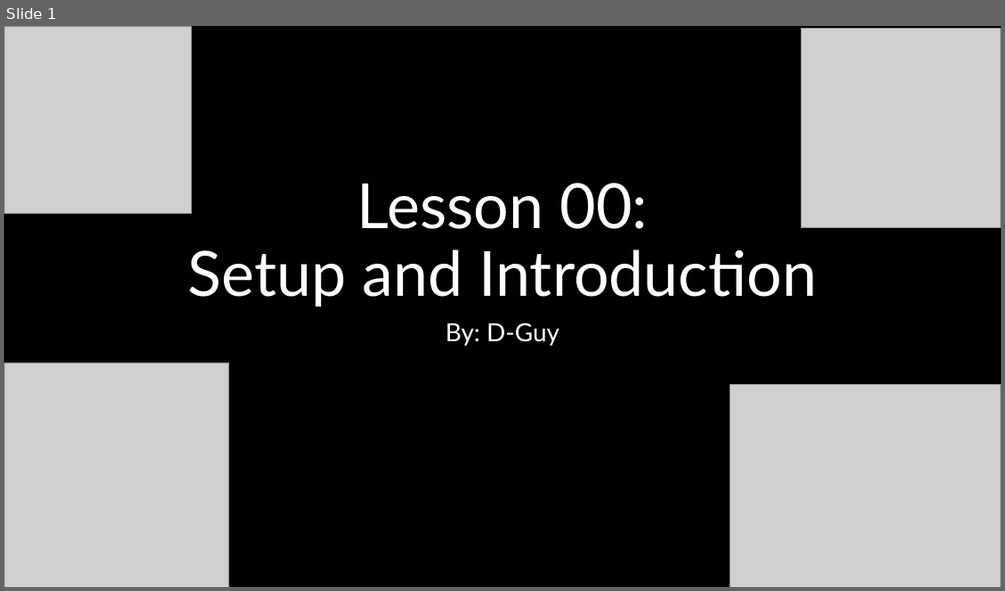
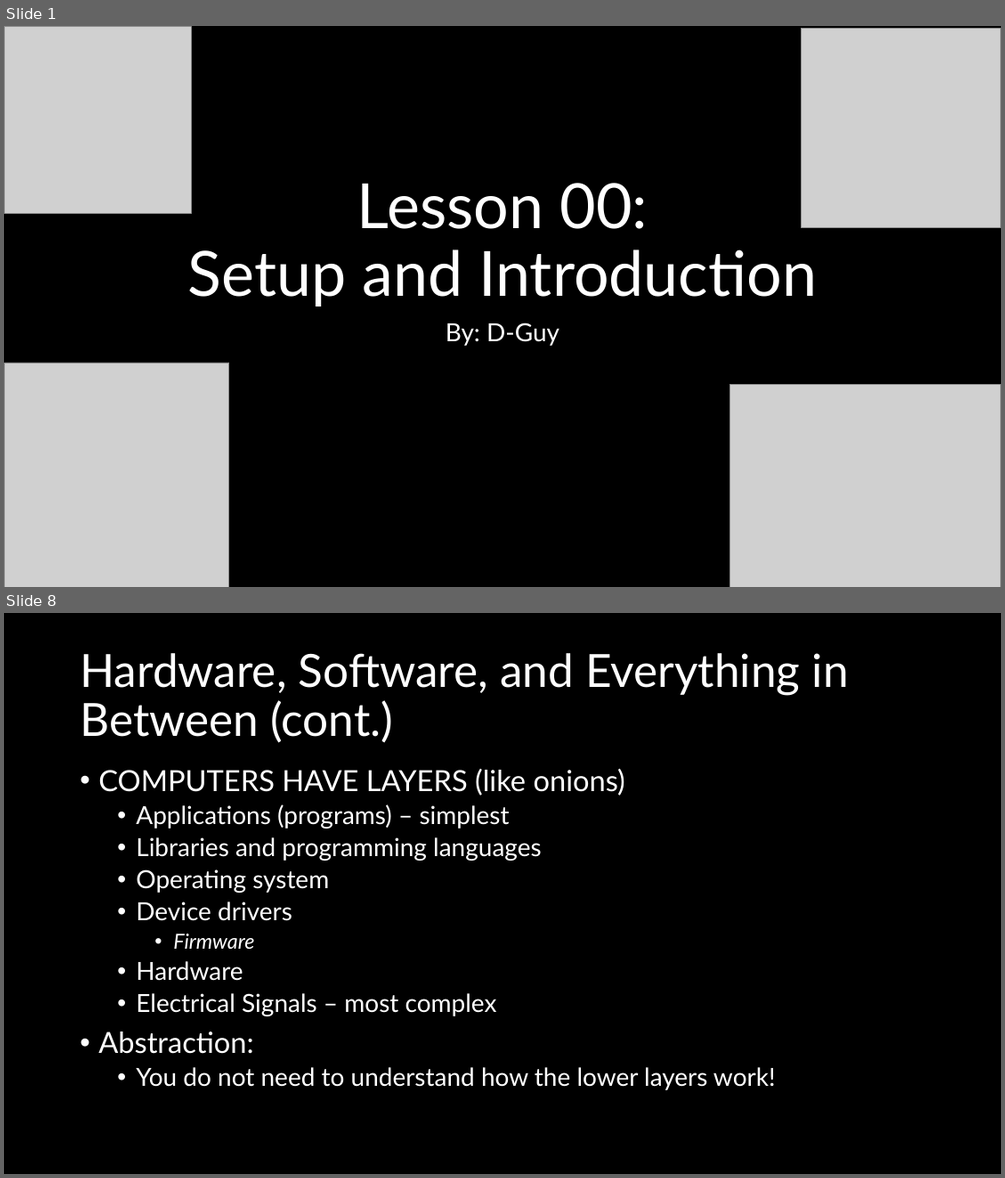
Before and after one commit to d-guh/computer-courses, a slide deck: lessons/00/lesson-00.pptx. Shown one above the other, each under a label of ours: slide 1 before the commit, slides 1 and 8 after it; the slides between them are not shown. The pictures are 1005x591 and 1005x1178 pixels, drawn with LibreOffice and Linux fonts; fonts in the diff are those of the drawing; grey boxes stand for pictures; background and template pictures are left out. Boxes give left, top, right and bottom in pixels: in the first picture for what was removed or moved away, otherwise in the second. Text is boxed around its words. In the diff, an @@ line names an element or a change of style, - is before the commit and + after.

```diff
--- a/lessons/00/lesson-00.pptx
+++ b/lessons/00/lesson-00.pptx
@@ slide 8 added at box(4, 613, 1001, 1174), background #000000 @@
@@ title added at box(80, 653, 849, 743), 44 pt, text #FFFFFF @@
+Hardware, Software, and Everything in Between (cont.)
@@ text added at box(98, 769, 776, 1090), 24 pt, text #FFFFFF @@
+• COMPUTERS HAVE LAYERS (like onions)
+  • Applications (programs) – simplest
+  • Libraries and programming languages
+  • Operating system
+  • Device drivers
+    • Firmware
+  • Hardware
+  • Electrical Signals – most complex
+• Abstraction:
+  • You do not need to understand how the lower layers work!
```
Also in this commit, not shown: 22 other slides added, 1 slide removed, 1 other file.
